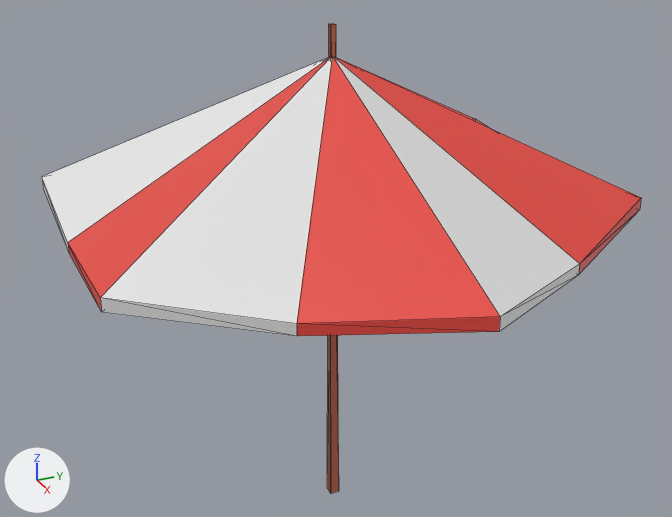
Two versions of the FBX model Lost in the sea/Assets/Models/Props/Parasol2.fbx, one commit apart.
Both versions are drawn from a 50 mm lens placed at (5.37, -2.39, 4.61), pointed at (-0.06, 0.05, 1.9). The axes (+X, +Y, +Z) are drawn at lower left. The lights are the same throughout. Mesh edges are drawn as thin lines. Where no turn or scale is listed for an object, it has been applied to the vertices.
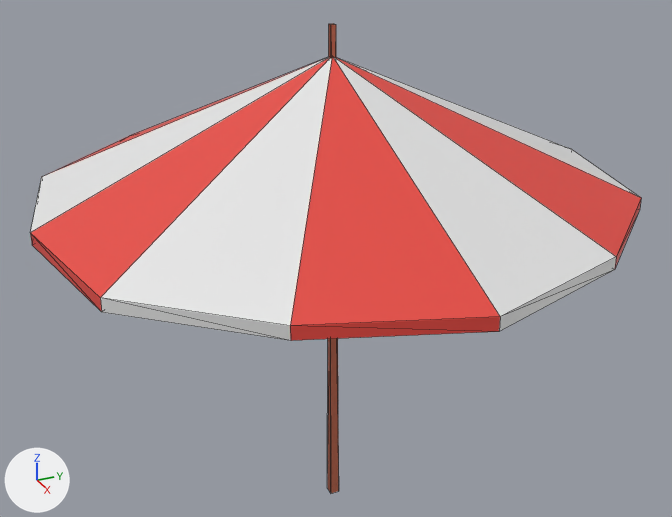
Location of each change, [x1, y1, x2, y2] in pixels of the pictures (672 x 517 px; the box of a moved part takes in the faces that stretch with it):
'Cylinder.001', reshaped: before [42, 24, 641, 493]; after [30, 24, 641, 493]
part 1 of me_cylinder_003, moved or reshaped: before [42, 57, 641, 336]; after [30, 57, 641, 341]
part 2 of me_cylinder_003, moved or reshaped (not visible before): after [42, 58, 326, 177]

The change, as a diff of the scene's bpy script:
```diff
--- a/Lost in the sea/Assets/Models/Props/Parasol2.fbx.py
+++ b/Lost in the sea/Assets/Models/Props/Parasol2.fbx.py
@@ me_cylinder_003 @@
 me_cylinder_003.from_pydata(...)  # 82 vertices, 108 faces; spans x -2.02..2.02, y -1.75..1.75, z -0.05..3.53
 # used by ob_cylinder_001; location = (0.0, 0.0, 0.0)
-me_cylinder_003.vertices[10].co = (0.0, 1.75, 2.36)
-me_cylinder_003.vertices[11].co = (0.0, 1.75, 2.29)
-me_cylinder_003.vertices[14].co = (1.52, 0.88, 2.36)  # pixel (579, 263)
-me_cylinder_003.vertices[15].co = (1.52, 0.88, 2.29)  # pixel (578, 275)
-me_cylinder_003.vertices[18].co = (1.52, -0.88, 2.36)  # pixel (296, 323)
-me_cylinder_003.vertices[19].co = (1.52, -0.88, 2.29)  # pixel (296, 336)
-me_cylinder_003.vertices[22].co = (0.0, -1.75, 2.36)  # pixel (67, 242)
-me_cylinder_003.vertices[23].co = (0.0, -1.75, 2.29)  # pixel (69, 253)
-me_cylinder_003.vertices[26].co = (-1.52, -0.88, 2.36)
-me_cylinder_003.vertices[27].co = (-1.52, -0.88, 2.29)
-me_cylinder_003.vertices[30].co = (-1.52, 0.88, 2.36)
-me_cylinder_003.vertices[31].co = (-1.52, 0.88, 2.29)
+# me_cylinder_003 part 1
+me_cylinder_003.vertices[10].co = (0.0, 1.96, 2.46)  # pixel (571, 149)
+me_cylinder_003.vertices[11].co = (0.0, 1.96, 2.38)
+me_cylinder_003.vertices[14].co = (1.69, 0.98, 2.46)  # pixel (616, 256)
+me_cylinder_003.vertices[15].co = (1.69, 0.98, 2.38)  # pixel (614, 269)
+me_cylinder_003.vertices[18].co = (1.69, -0.98, 2.46)  # pixel (290, 325)
+me_cylinder_003.vertices[19].co = (1.69, -0.98, 2.38)  # pixel (290, 340)
+me_cylinder_003.vertices[22].co = (0.0, -1.96, 2.46)  # pixel (30, 232)
+me_cylinder_003.vertices[23].co = (0.0, -1.96, 2.38)  # pixel (32, 245)
+# me_cylinder_003 part 2
+me_cylinder_003.vertices[26].co = (-1.69, -0.98, 2.46)  # pixel (129, 135)
+me_cylinder_003.vertices[27].co = (-1.69, -0.98, 2.38)
+me_cylinder_003.vertices[30].co = (-1.69, 0.98, 2.46)
+me_cylinder_003.vertices[31].co = (-1.69, 0.98, 2.38)
 me_cylinder_003.materials.append(mat_wood_002)
```
